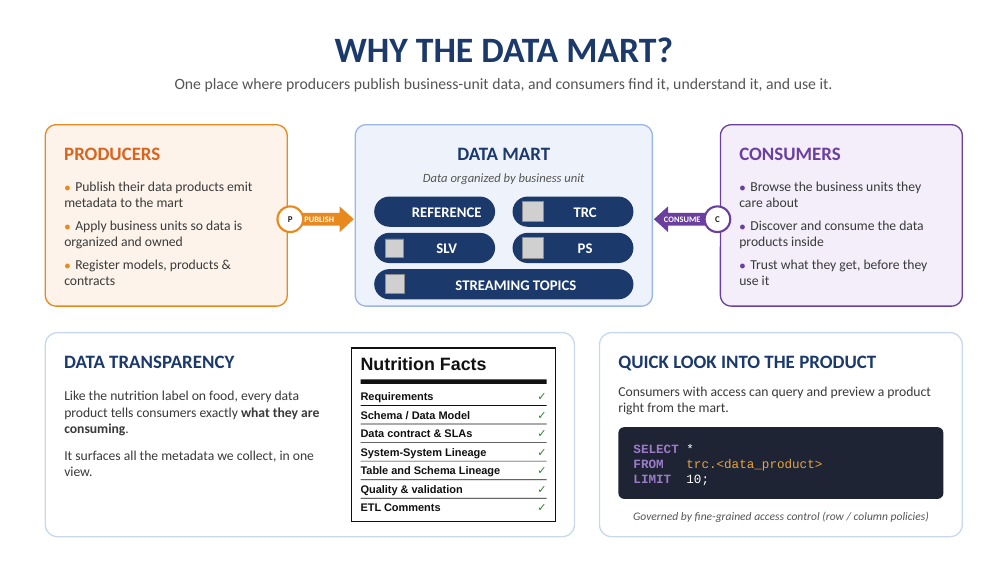
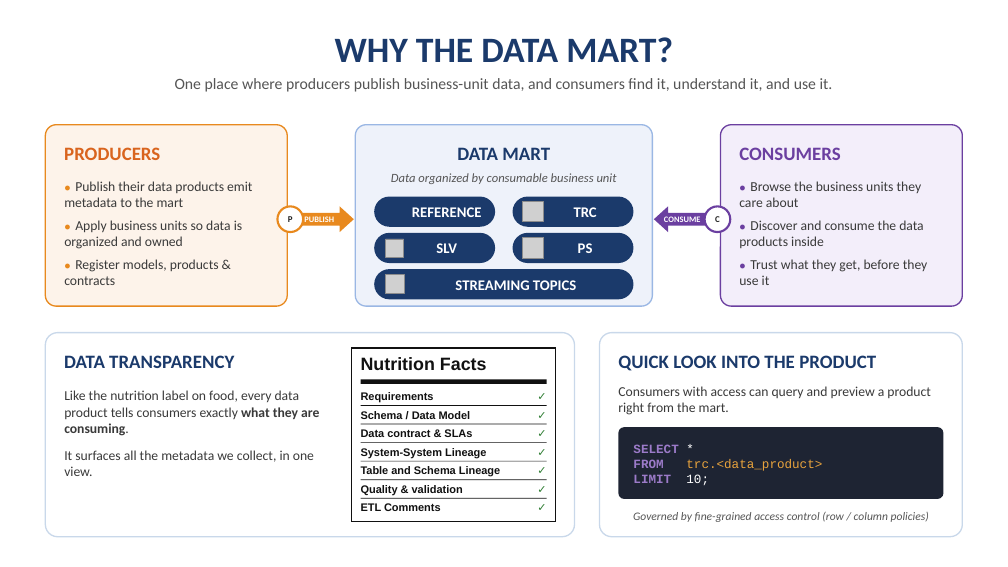
Before and after one commit to awales0177/tst, a slide deck: slide 2 of data-mart-platform-v7.pptx (slide 1 before the commit). Drawn at 1008x567 pixels with LibreOffice and Linux fonts; fonts in the diff are those of the drawing; grey boxes stand for pictures; background and template pictures are left out. Boxes give left, top, right and bottom in pixels: in the first picture for what was removed or moved away, otherwise in the second. Text is boxed around its words. In the diff, an @@ line names an element or a change of style, - is before the commit and + after.

```diff
--- a/data-mart-platform-v7.pptx
+++ b/data-mart-platform-v7.pptx
@@ text at [391,173,617,184]: text changed @@
-Data organized by business unit
+Data organized by consumable business unit
```
Also in this commit, not shown: 1 slide added.
